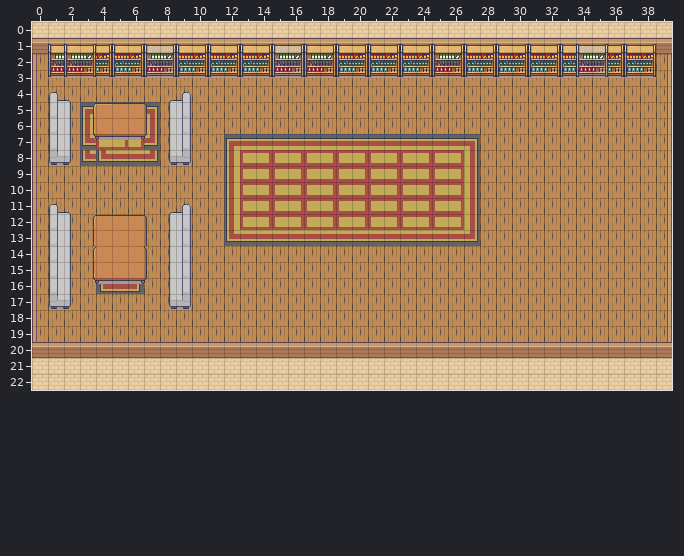
Two states of a Tiled map, assets/tiles/house.tmx. The first picture shows the starting point.
Cells are 16x16 px. Shown: x 0..39, y 0..22.
The result:
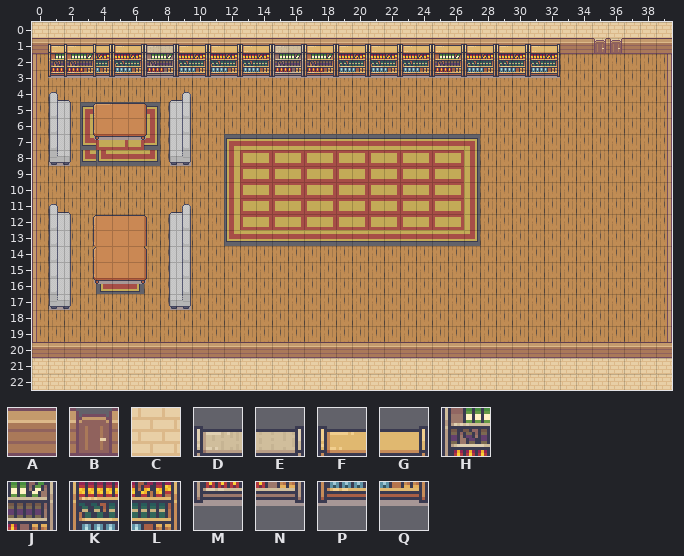
Key: from "house_walls": A 8, B 10, C 15; from "indoors_main": D 1098, E 1099, F 1100, G 1101, H 1114, J 1115, K 1118, L 1119, M 1130, N 1131, P 1134, Q 1135.
_ is an empty cell, . an unchanged one.
Change:
--- layer "Tile Layer 1"
@@ x 35..36 @@
- 1 AA
+ 1 CC
--- layer "Tile Layer 2"
@@ x 33..38 @@
- 1 FDEGFG
- 2 KHJLKL
- 3 PMNQPQ
+ 1 __BB__
+ 2 ______
+ 3 ______
Boxes around the changes in both pictures, in picture pixels (x1, y1, x2, y2):
changed: (560, 38, 656, 78)
